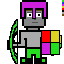
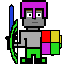
Two versions of the same layered image (64px x 64px). Layer-by-layer changes:
showed group "swords" (37 layers) over (5, 4, 17, 46)
hid "guide" (1st of 2) over (62, 0, 64, 16)
